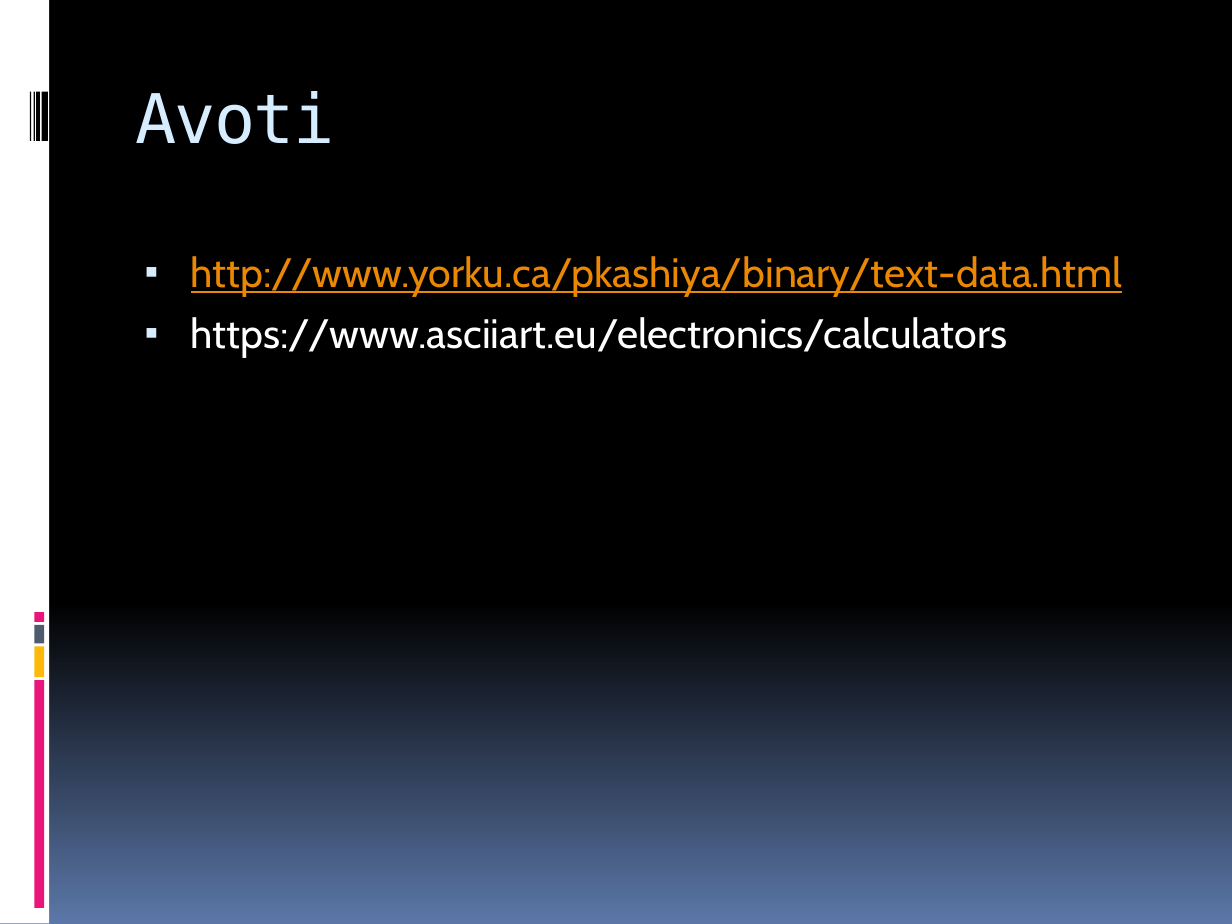
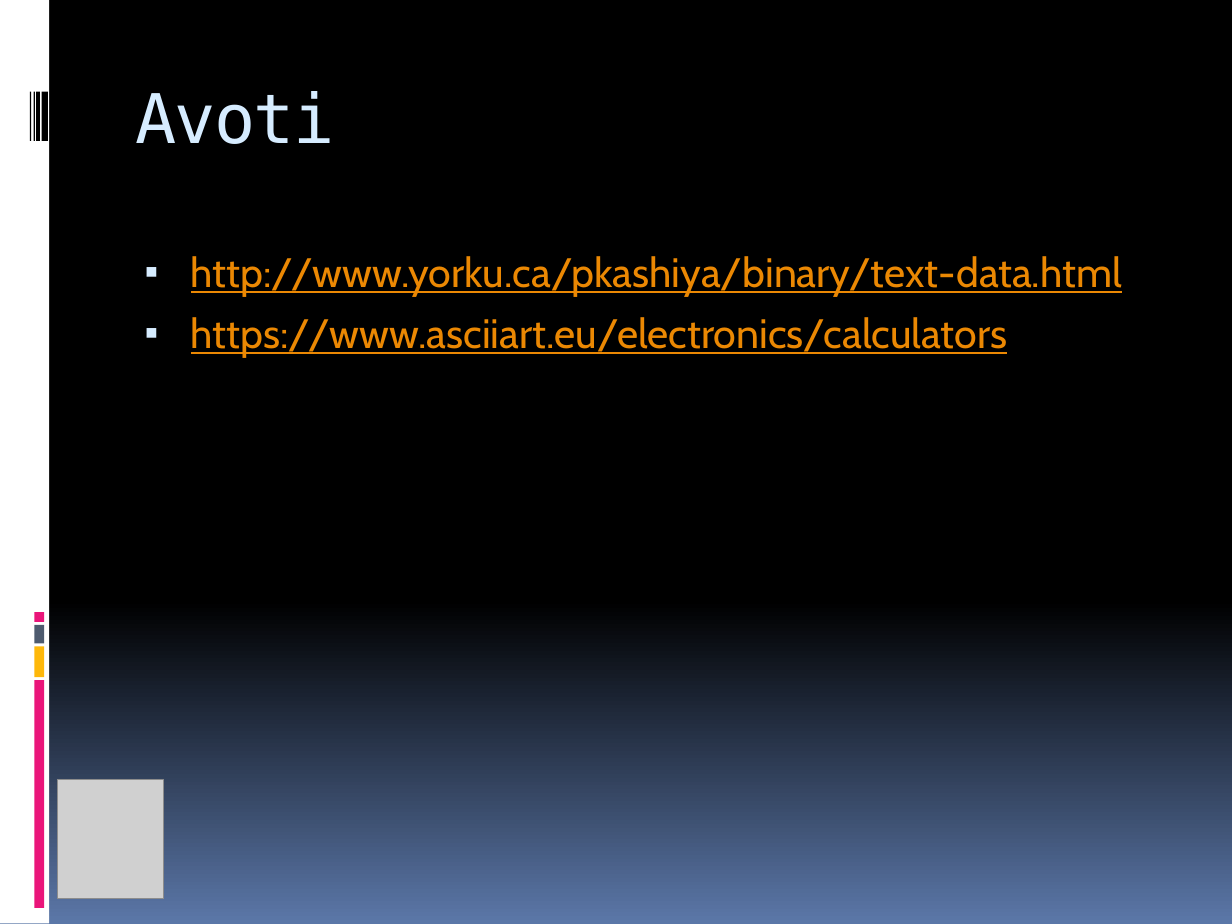
Before and after one commit to pulkitisRenars/eksamensLVT, a slide deck: slide 15 of Teksta datnes informatīvais materiāls.pptx. Drawn at 1232x924 pixels with LibreOffice and Linux fonts; fonts in the diff are those of the drawing; grey boxes stand for pictures. Boxes give left, top, right and bottom in pixels: in the first picture for what was removed or moved away, otherwise in the second. Text is boxed around its words. In the diff, an @@ line names an element or a change of style, - is before the commit and + after.

```diff
--- a/Teksta datnes informatīvais materiāls.pptx
+++ b/Teksta datnes informatīvais materiāls.pptx
@@ text at (191,317,1008,358): text colour #FFFFFF to #EB8803, underline on in "https://www.asciiart.eu/electronics/calculators" @@
@@ picture added at (58,780,164,899) @@
```
Also in this commit, not shown: 9 other slides changed, 5 slides added, 5 slides removed, 1 other file.
